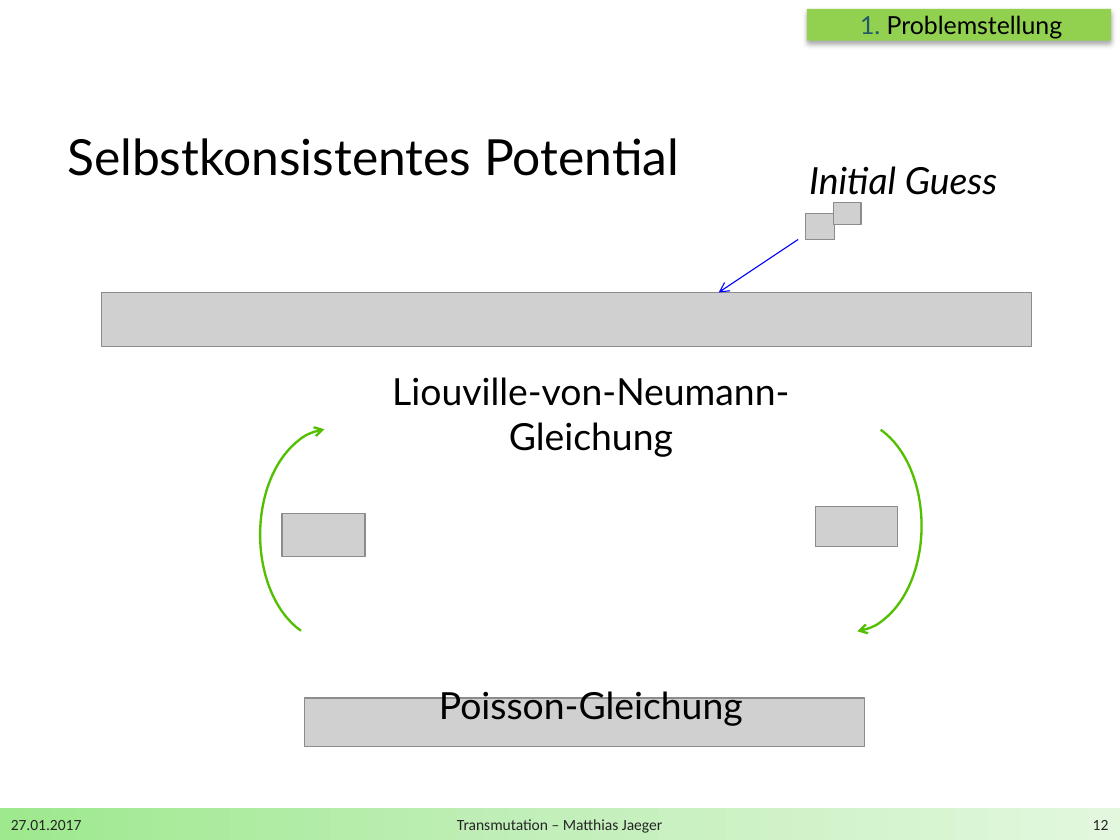
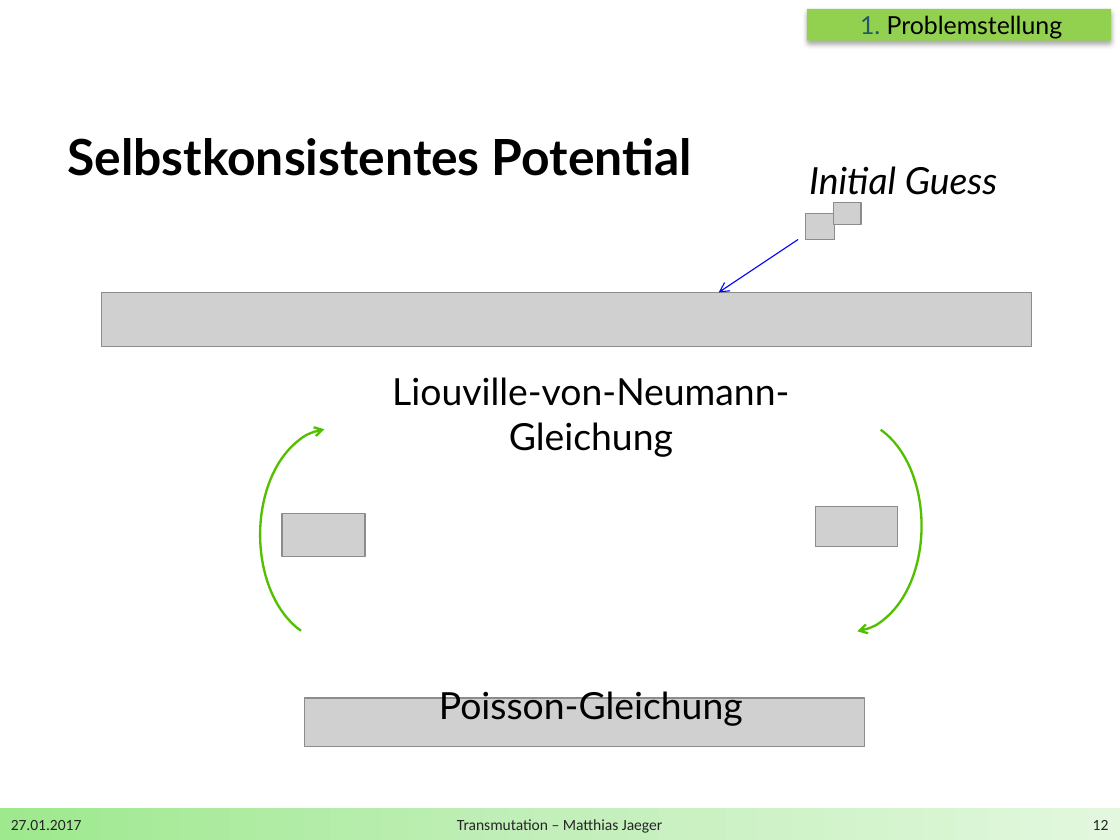
Before and after one commit to DerKleineGauss/Masterarbeit, a slide deck: slide 12 of Zwischenvortrag/Präsentation.pptx. Drawn at 1120x840 pixels with LibreOffice and Linux fonts; fonts in the diff are those of the drawing; grey boxes stand for pictures; background and template pictures are left out. Boxes give left, top, right and bottom in pixels: in the first picture for what was removed or moved away, otherwise in the second. Text is boxed around its words. In the diff, an @@ line names an element or a change of style, - is before the commit and + after.

```diff
--- a/Zwischenvortrag/Präsentation.pptx
+++ b/Zwischenvortrag/Präsentation.pptx
@@ text "Selbstkonsistentes Potential" at [67, 138, 692, 176]: bold on @@
```
Also in this commit, not shown: 8 other slides changed, 5 slides added, 2 other files.
